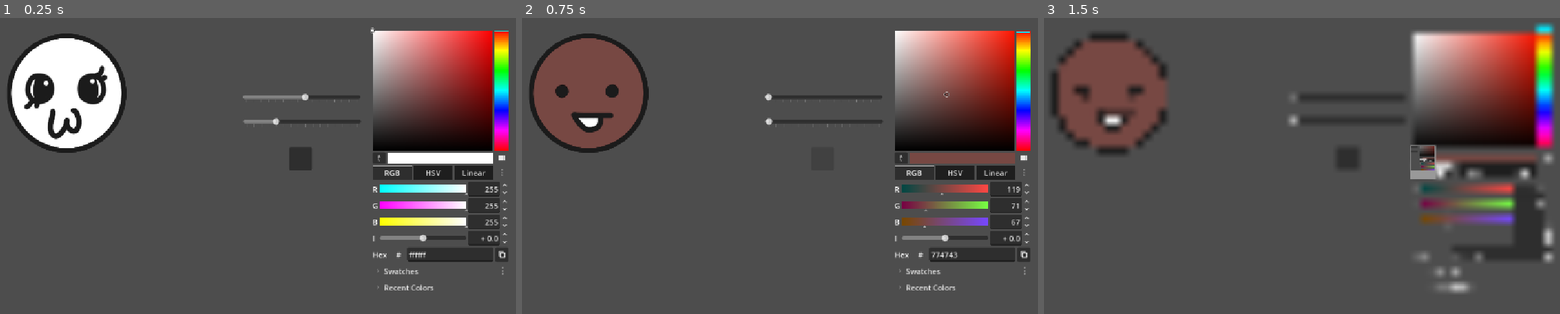
Above: before the commit, frames 1-3 (left to right).
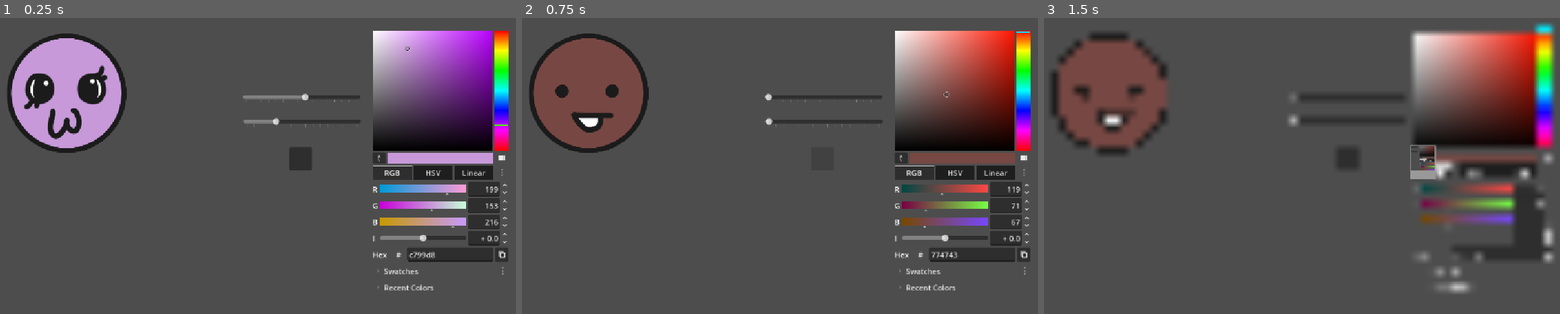
Above: after the commit, the same moments.

Repository: ecksii/PolyTycoon
Game: Godot game, scene res://Scenes/main.tscn
Same seed, same stepped clock (60 frames per second), same inputs: the game is played once before the commit and once after it.
Inputs (mouse positions are in pixels of both pictures, inside the frame that each line leads up to):
- Up to frame 1 (0.25 s): no input
- Up to frame 2 (0.75 s): click (821, 160) at 0.5 s
- Up to frame 3 (1.5 s): click (1420, 157) at 1.25 s

The runs differ from the first frame. In frame 1, 14% of the frame differs, in the area x 2-99%, y 3-82%; in frame 2, nothing differs; in frame 3, nothing differs.

Commit message:
fixed bug in character feature selection

Diff:
--- a/Scripts/main.gd
+++ b/Scripts/main.gd
@@ -1,5 +1,8 @@
 extends Node2D
 
 
-func test():
-	print("testing")
+
+
+
+
+# comment to stop annoying eerrrorjh
--- a/Scripts/select_features_ui.gd
+++ b/Scripts/select_features_ui.gd
@@ -28,10 +28,12 @@
 	update_slider_positions()
 
 func _on_mouths_slider_value_changed(value):
-	$"../Head/Mouths/AnimatedSprite2D".set_frame_and_progress($MouthsSlider.value, 0)
+	HEAD.mouth_choice = $MouthsSlider.value
+	HEAD.update_head()
 
 func _on_eyes_slider_value_changed(value):
-	$"../Head/Eyes/AnimatedSprite2D".set_frame_and_progress($EyesSlider.value, 0)
+	HEAD.eye_choice = $EyesSlider.value
+	HEAD.update_head()
 
 func _on_randomise_btn_button_down():
 	$"../Head".random_generate()
